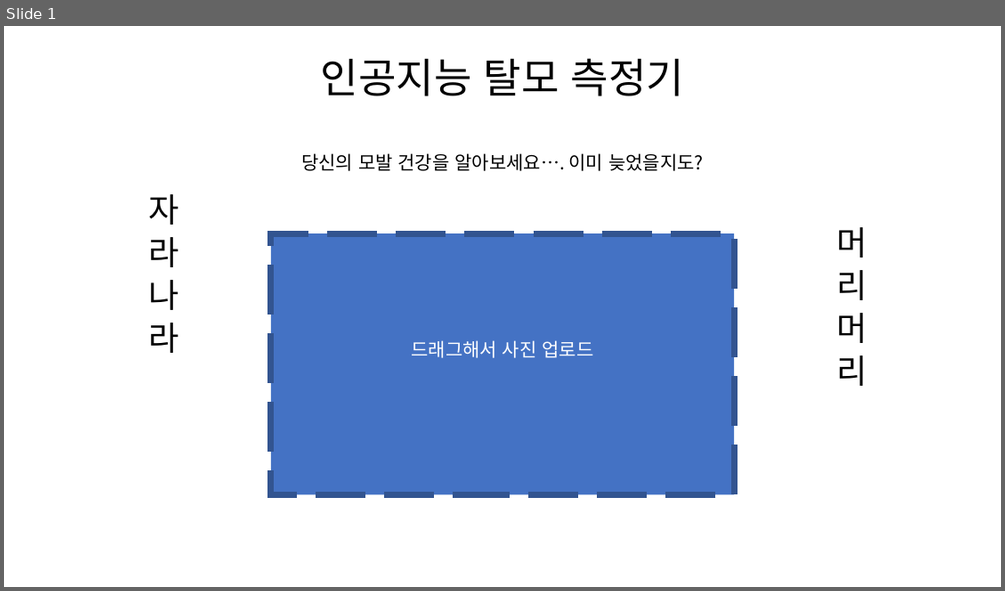
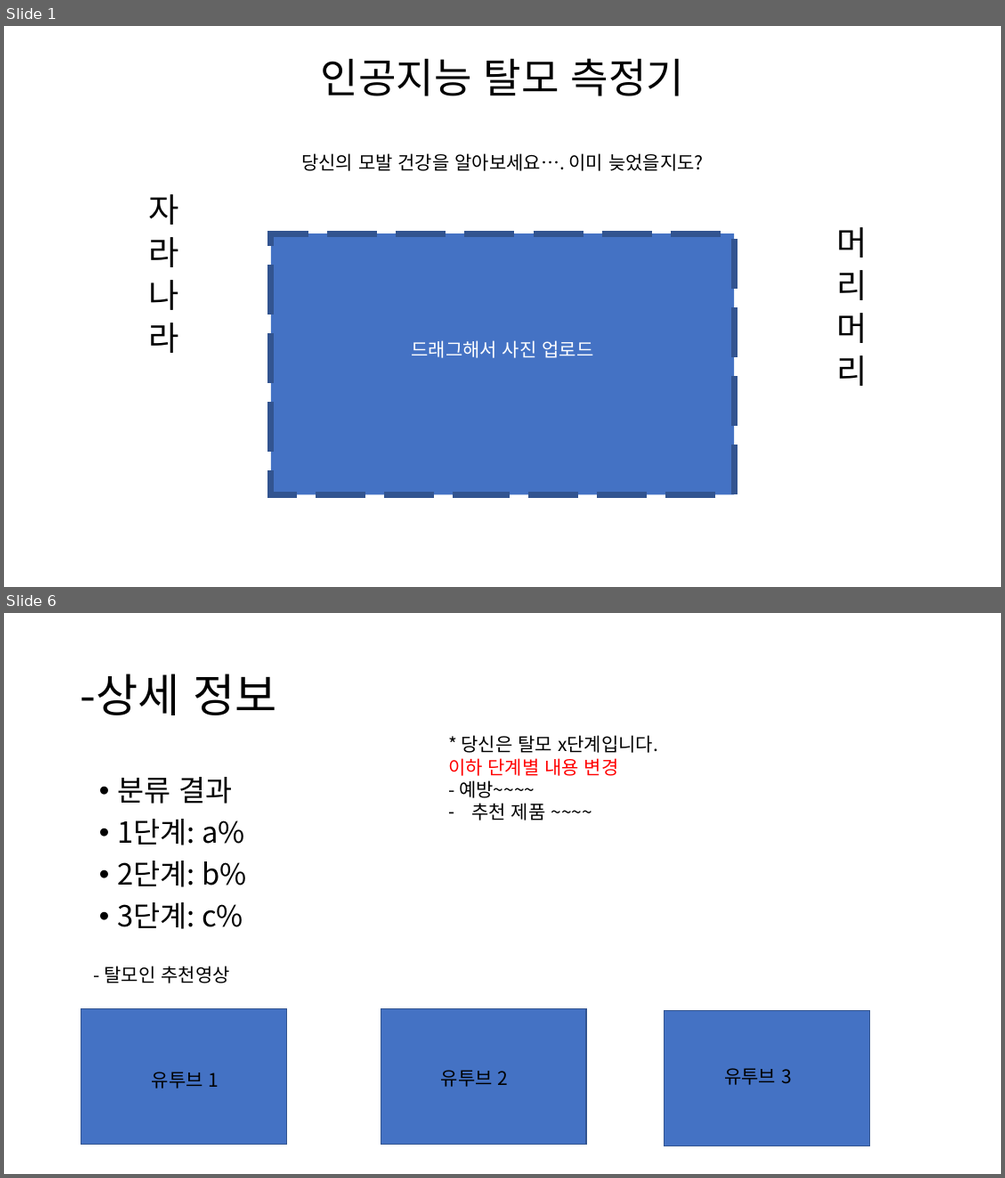
Before and after one commit to Teachable-Machine/OSS_Project, a slide deck: Frontend/design/OSS_project_design.pptx. Shown one above the other, each under a label of ours: slide 1 before the commit, slides 1 and 6 after it; the slides between them are not shown. The pictures are 1005x591 and 1005x1178 pixels, drawn with LibreOffice and Linux fonts; fonts in the diff are those of the drawing. Boxes give left, top, right and bottom in pixels: in the first picture for what was removed or moved away, otherwise in the second. Text is boxed around its words. In the diff, an @@ line names an element or a change of style, - is before the commit and + after.

```diff
--- a/Frontend/design/OSS_project_design.pptx
+++ b/Frontend/design/OSS_project_design.pptx
@@ slide 6 added at bbox=[4, 613, 1001, 1174], background #FFFFFF @@
@@ title added at bbox=[80, 674, 276, 715], 44 pt, text #000000 @@
+-상세 정보
@@ text added at bbox=[448, 735, 658, 820], 18 pt, text #000000 @@
+* 당신은 탈모 x단계입니다.
+이하 단계별 내용 변경
+- 예방~~~~
+– 추천 제품 ~~~~
@@ text added at bbox=[118, 777, 246, 929], 28 pt, text #000000 @@
+• 분류 결과
+• 1단계: a%
+• 2단계: b%
+• 3단계: c%
@@ text added at bbox=[105, 965, 229, 983], 18 pt, text #000000 @@
+- 탈모인 추천영상
@@ rectangle added at bbox=[81, 1008, 287, 1144], fill #4472C4, outline #325491 1 pt @@
@@ rectangle added at bbox=[380, 1008, 587, 1144], fill #4472C4, outline #325491 1 pt @@
@@ rectangle added at bbox=[664, 1011, 870, 1146], fill #4472C4, outline #325491 1 pt @@
@@ text added at bbox=[152, 1071, 219, 1088], 18 pt, text #000000 @@
+유투브 1
@@ text added at bbox=[441, 1070, 509, 1086], 18 pt, text #000000 @@
+유투브 2
@@ text added at bbox=[724, 1068, 792, 1085], 18 pt, text #000000 @@
+유투브 3
```
Also in this commit, not shown: 3 slides changed, 2 other slides added.
